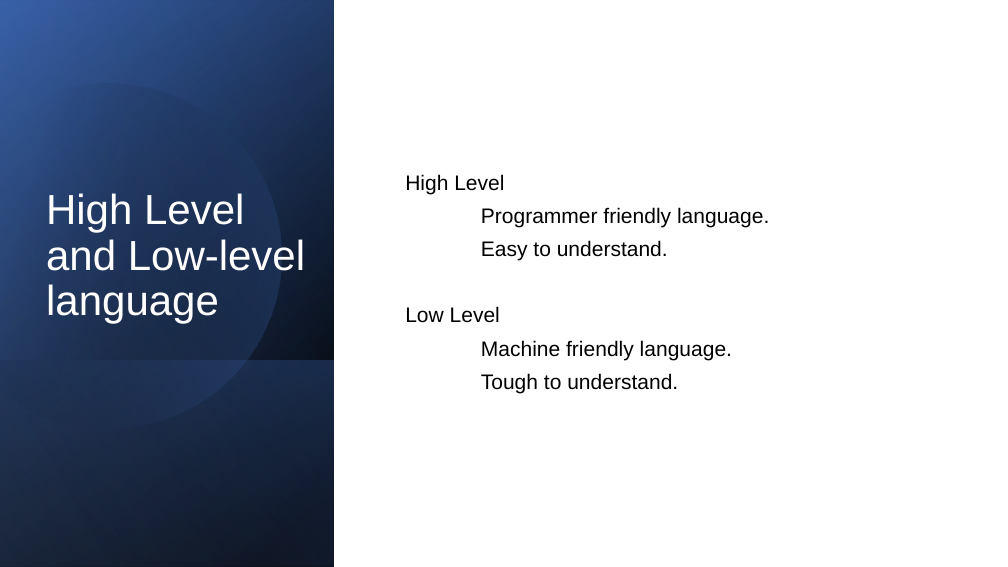
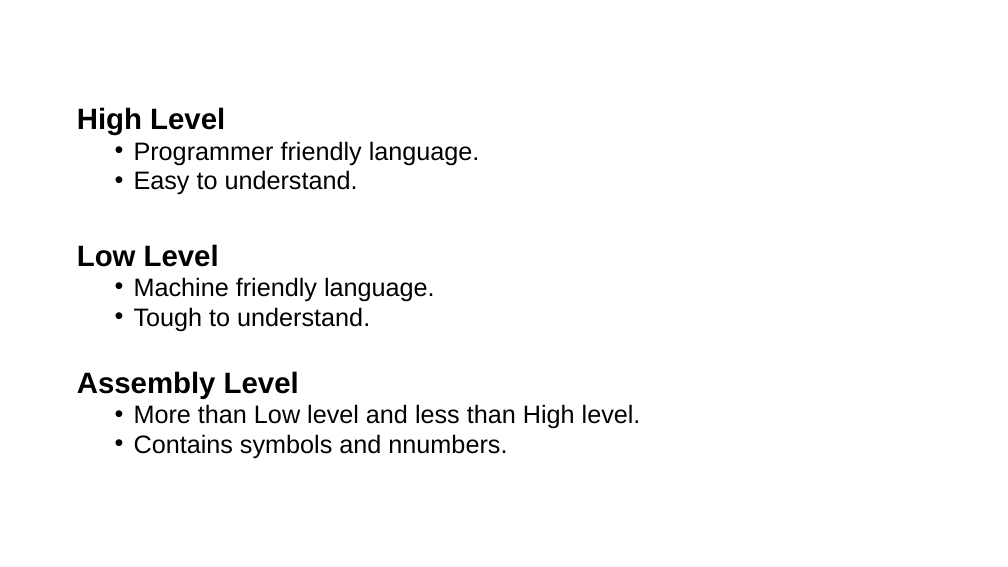
Before and after one commit to adithyavarkuri/Videos, a slide deck: slide 3 of 1.Java Execution/Java Execution.pptx (slide 2 before the commit). Drawn at 1008x567 pixels with LibreOffice and Linux fonts; fonts in the diff are those of the drawing. Boxes give left, top, right and bottom in pixels: in the first picture for what was removed or moved away, otherwise in the second. Text is boxed around its words. In the diff, an @@ line names an element or a change of style, - is before the commit and + after.

```diff
--- a/1.Java Execution/Java Execution.pptx
+++ b/1.Java Execution/Java Execution.pptx
@@ rectangle removed at (0,0,1008,567) @@
@@ rectangle removed at (0,0,334,567) @@
@@ rectangle removed at (0,1,334,567) @@
@@ rectangle removed at (0,0,334,566) @@
@@ freeform shape removed at (0,42,323,464) @@
@@ text "High Level": place and size @@
-text "High Level" at (405,174,769,393)
+text "High Level" at (77,107,641,458)
@@ text "High Level" at (77,107,641,458): vertical alignment middle to top @@
@@ text at (77,107,480,331): size 20 to 28 pt, bold on in "High Level", "Low Level"; size 20 to 24 pt in "Programmer friendly language.", "Easy to understand.", "Machine friendly language.", "Tough to understand."; line spacing 0.9 to 0.8; bullet none to •; list level 1 to 2 in "Programmer friendly language."; list level 1 to 2 in "Easy to understand."; list level 1 to 2 in "Machine friendly language."; list level 1 to 2 in "Tough to understand." @@
@@ title removed at (46,193,305,324) @@
-High Level and Low-level language
@@ rectangle removed at (0,360,334,567) @@
@@ text at (77,371,641,458): paragraphs added @@
+Assembly Level
+  • More than Low level and less than High level.
+  • Contains symbols and nnumbers.
```
Also in this commit, not shown: 1 slide added.
